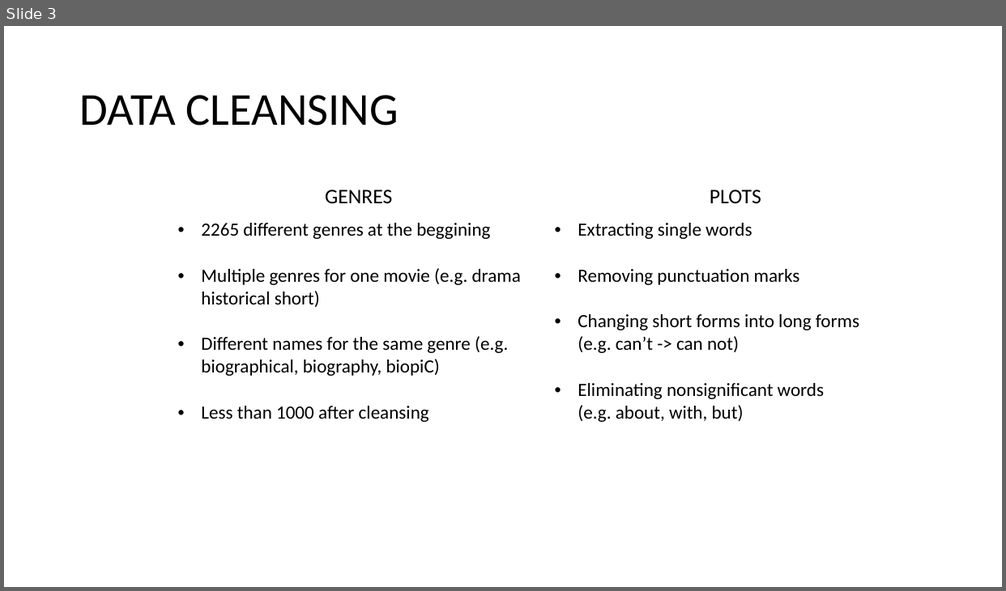
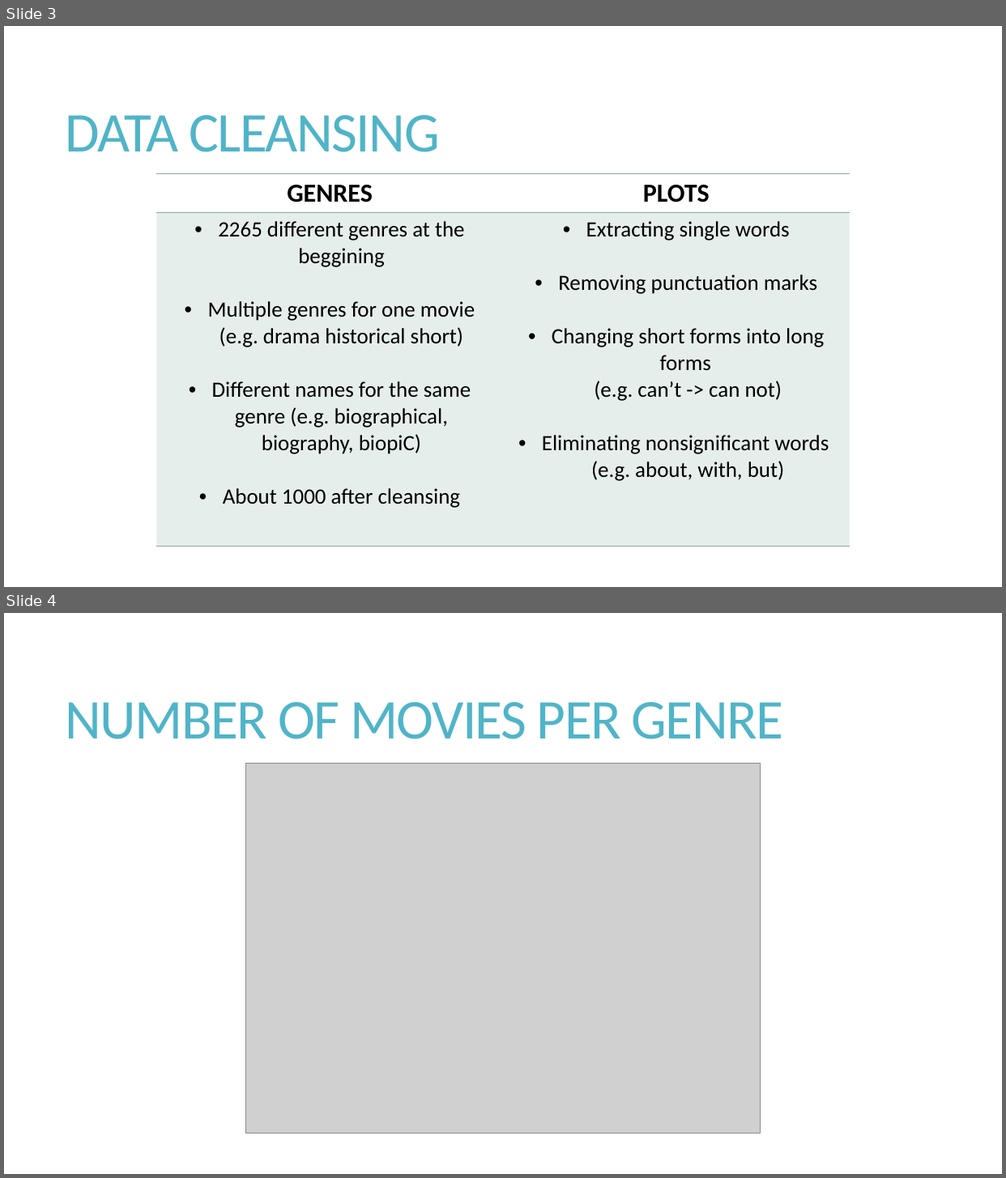
Before and after one commit to bwaszkiewicz/MoviePlots, a slide deck: Documentation/ANG/BIAI_presentation.pptx. Shown one above the other, each under a label of ours: slide 3 before the commit, slides 3 and 4 after it. The pictures are 1006x591 and 1006x1178 pixels, drawn with LibreOffice and Linux fonts; fonts in the diff are those of the drawing; grey boxes stand for pictures. Boxes give left, top, right and bottom in pixels: in the first picture for what was removed or moved away, otherwise in the second. Text is boxed around its words. In the diff, an @@ line names an element or a change of style, - is before the commit and + after.

```diff
--- a/Documentation/ANG/BIAI_presentation.pptx
+++ b/Documentation/ANG/BIAI_presentation.pptx
@@ slide 4 added at [4, 613, 1002, 1174], background #FFFFFF @@
@@ title added at [66, 702, 784, 739], 54 pt, text #50B4C8 @@
+NUMBER OF MOVIES PER GENRE
@@ picture added at [246, 763, 760, 1133] @@
@@ slide 3 changed as well @@
@@ title "DATA CLEANSING": place and size @@
-title "DATA CLEANSING" at [80, 95, 398, 126]
+title "DATA CLEANSING" at [66, 115, 439, 152]
@@ title "DATA CLEANSING" at [66, 115, 439, 152]: size 44 to 54 pt, text colour #000000 to #50B4C8, letter spacing 0 to -1.2 pt; line spacing 0.9 to 0.85 @@
@@ table at [157, 174, 850, 546] @@
-row 2, column 1: 2265 different genres at the beggining / Multiple genres for one movie (e.g. drama historical short) / Different names for the same genre (e.g. biographical, biography, biopiC) / Less than 1000 after cleansing
+row 2, column 1: 2265 different genres at the beggining / Multiple genres for one movie (e.g. drama historical short) / Different names for the same genre (e.g. biographical, biography, biopiC) / About 1000 after cleansing
@@ fill none to #84AC9D at 20% opacity in row 2 @@
@@ size 20 to 25 pt, bold on in "GENRES", "PLOTS" @@
@@ size 18 to 21 pt in "Extracting single words", "Removing punctuation marks", "Changing short forms into long forms (e.g. ...", "Eliminating nonsignificant words (e.g. about, with, but)" @@
@@ alignment left to centre @@
@@ borders changed @@
@@ table: place and size @@
-table at [170, 179, 923, 535]
+table at [157, 174, 850, 546]
```
Also in this commit, not shown: 2 other slides changed, 6 other slides added, 1 slide removed.
